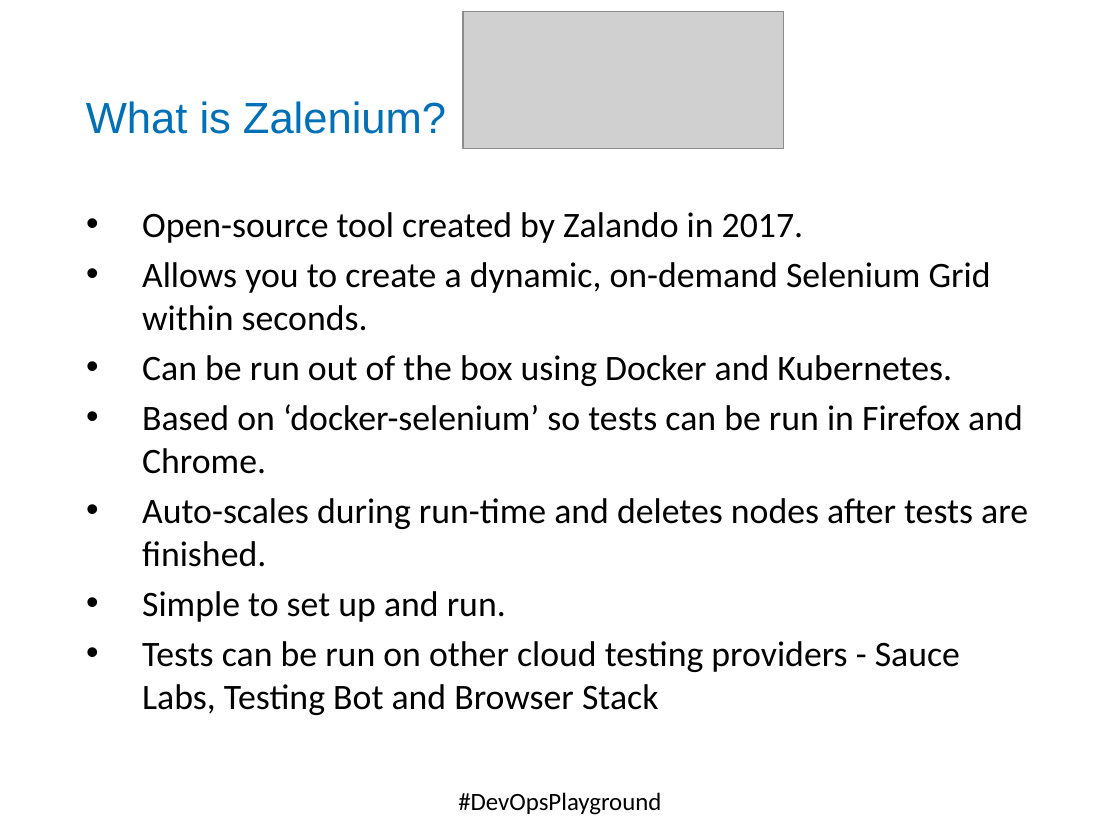
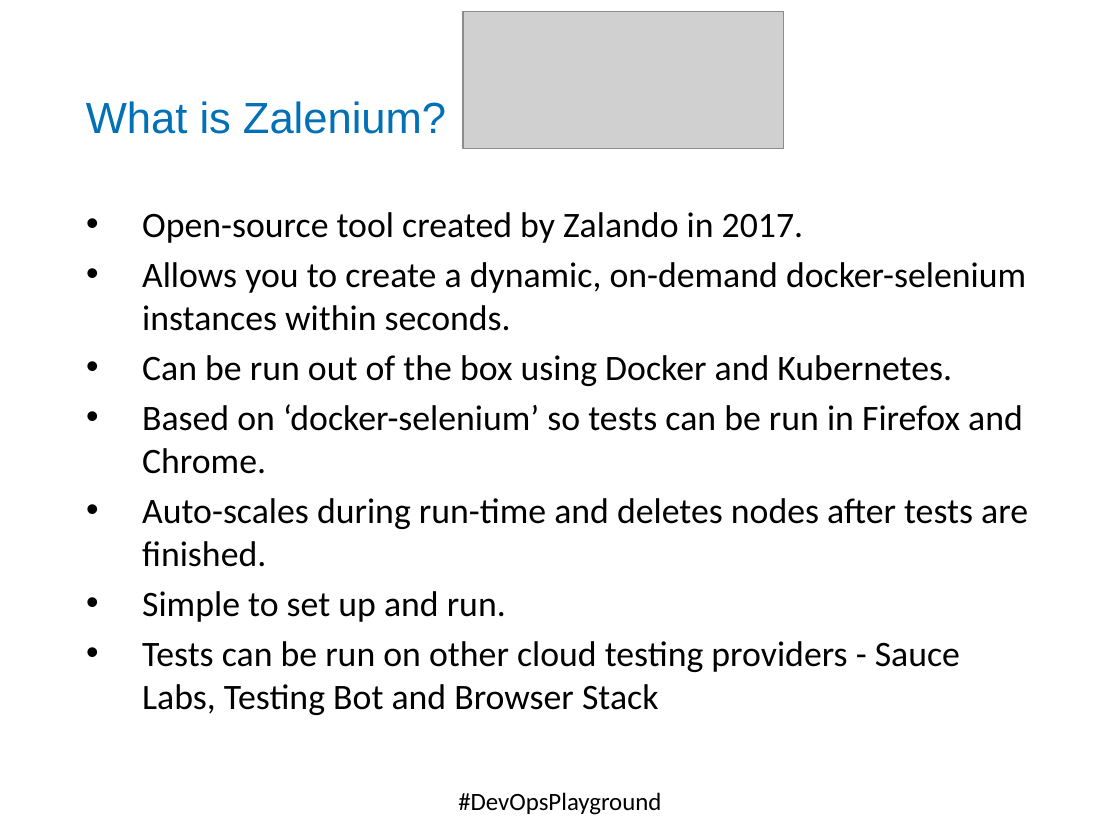
Before and after one commit to DevOpsPlayground/Hands-on-with-Selenium-Auto-Scaling-using-Docker-and-Zalenium, a slide deck: slide 7 of ECS_Digital_Template.pptx (slide 6 before the commit). Drawn at 1120x840 pixels with LibreOffice and Linux fonts; fonts in the diff are those of the drawing; grey boxes stand for pictures; background and template pictures are left out. Boxes give left, top, right and bottom in pixels: in the first picture for what was removed or moved away, otherwise in the second. Text is boxed around its words. In the diff, an @@ line names an element or a change of style, - is before the commit and + after.

```diff
--- a/ECS_Digital_Template.pptx
+++ b/ECS_Digital_Template.pptx
@@ text at (x1=142, y1=262, x2=1026, y2=331): text changed @@
-• Allows you to create a dynamic, on-demand Selenium Grid within seconds.
+• Allows you to create a dynamic, on-demand docker-selenium instances within seconds.
```
Also in this commit, not shown: 4 other slides changed, 1 slide added.
